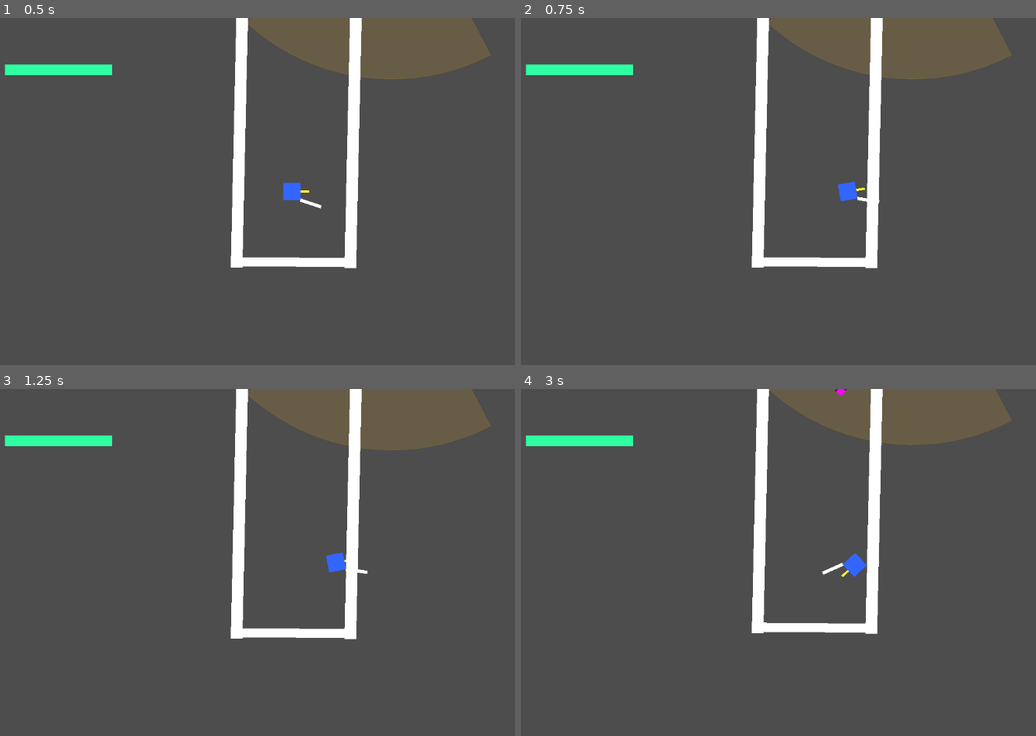
Above: before the commit, frames 1-4 (two rows, left to right).
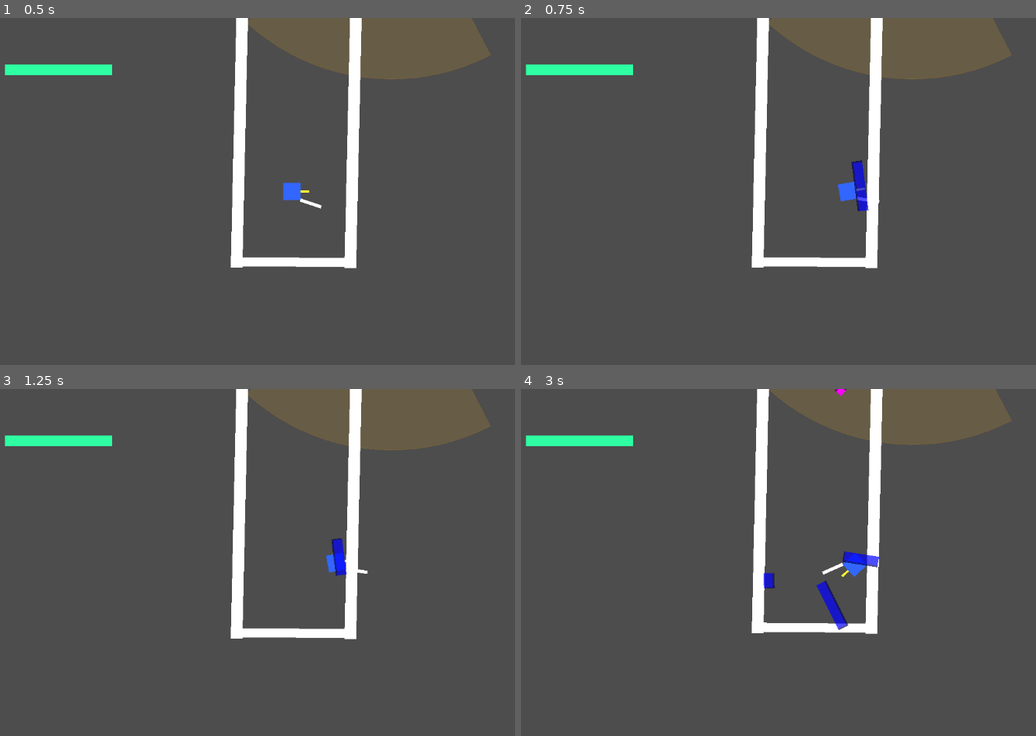
Above: after the commit, the same moments.

Repository: chimoochi/flash-fire
Game: Godot game, scene res://workspace.tscn
The game is run twice, just before and just after one commit, with the same random seed, the same clock (stepped at 60 frames per second) and the same inputs.
Inputs (mouse positions are in pixels of both pictures, inside the frame that each line leads up to):
- Up to frame 1 (0.5 s): no input
- Up to frame 2 (0.75 s): tap Enter at 0.5 s; move the mouse to (948, 174) at 0.52 s; hold D (MoveRight) from 0.53 s (still down); tap R at 0.6 s
- Up to frame 3 (1.25 s): keep holding D (MoveRight)
- Up to frame 4 (3 s): move the mouse to (690, 579) at 1.27 s; release D (MoveRight) at 1.28 s; hold S (MoveDown) 1.28-2.03 s; tap Shift (Dash) at 1.35 s; tap R at 1.55, 2.3, 2.85 s; move the mouse to (876, 486) at 2.02 s; hold D (MoveRight) 2.03-2.78 s; tap Space (shoot) at 2.1 s; move the mouse to (783, 631) at 2.77 s; hold W (MoveUp) from 2.78 s (still down)

Frame 1 is identical in both runs. In frame 2, 0.3% of the frame differs, in the area x 64-68%, y 40-56%; in frame 3, 0.2%; in frame 4, 0.6%, in the area x 46-70%, y 46-70%.

Commit message:
smoother WallPushService ending, sizes smaller, move services to services fodler

Diff:
--- a/GodotGame/abilities/wall_push.tscn
+++ b/GodotGame/abilities/wall_push.tscn
@@ -1,6 +1,6 @@
 [gd_scene load_steps=4 format=3 uid="uid://b8x7j2q5k3y1p"]
 
-[ext_resource type="Script" path="res://abilities/wallpush.gd" id="1_script"]
+[ext_resource type="Script" path="res://scripts/attacks/wall_push.gd" id="1_script"]
 
 [sub_resource type="RectangleShape2D" id="RectangleShape2D_wall"]
 size = Vector2(20, 100)
--- a/GodotGame/player/player.gd
+++ b/GodotGame/player/player.gd
@@ -15,7 +15,7 @@
 const PLAYER_PUSH_RESISTANCE = 50.0
 const BULLET_SCENE = preload("res://player/bullet.tscn")
 const THROWABLE_SCENE = preload("res://projectiles/throwable.tscn")
-const WALL_PUSH_SCENE = preload("res://abilities/wall_push.tscn")
+#const WALL_PUSH_SCENE = preload("res://abilities/wall_push.tscn")
 const THROW_SPEED = 600.0
 @onready var melee_pivot: Node2D = $MeleePivot
 @onready var weapon_visuals: Node2D = $MeleePivot/MeleeHitBox
@@ -24,7 +24,6 @@
 var dash_service: DashService
 
 var swing_melee: SwingMelee
-
 
 var PlayerState: Dictionary = {
 	"health": 100,
@@ -153,12 +152,8 @@
 			spawn_wall()
 
 func spawn_wall() -> void:
-	var wall = WALL_PUSH_SCENE.instantiate()
-	get_tree().root.add_child(wall)
-
 	var dir = Vector2.RIGHT.rotated(rotation)
-	wall.rotation = rotation
-	wall.global_position = global_position + (dir * 40.0)
+	WallPushService.spawn_wall(self, dir)
 
 func throw_item() -> void:
 	if not PlayerState["can_throw"]: # disable for debug
--- a/GodotGame/project.godot
+++ b/GodotGame/project.godot
@@ -17,7 +17,7 @@
 
 [autoload]
 
-CameraService="*res://scripts/utils/CameraService.gd"
+CameraService="*res://scripts/services/CameraService.gd"
 
 [input]
 
--- a/GodotGame/abilities/wallpush.gd
+++ b/GodotGame/scripts/attacks/wall_push.gd
@@ -1,8 +1,9 @@
 extends Area2D
+class_name WallPush
 
-const SPEED = 400.0
-const PUSH_FORCE = 3000.0
-const LIFETIME = 2.0
+@export var SPEED := 400.0
+@export var PUSH_FORCE := 3000.0
+@export var LIFETIME := 2.0
 
 var direction = Vector2.RIGHT
 
@@ -10,11 +11,22 @@
 	var timer = get_tree().create_timer(LIFETIME)
 	timer.timeout.connect(queue_free)
 
+	var tween = create_tween()
+	tween.tween_property(self, "scale:y", 0.0, LIFETIME)
+
 func _physics_process(delta):
 	var forward = Vector2.RIGHT.rotated(rotation)
-	position += forward * SPEED * delta
+	var bodies = get_overlapping_bodies()
+	var blocked = false
 
-	var bodies = get_overlapping_bodies()
+	for body in bodies:
+		if body is TileMap or body is StaticBody2D:
+			blocked = true
+			break
+
+	if not blocked:
+		position += forward * SPEED * delta
+
 	for body in bodies:
 		if body == self:
 			continue
@@ -22,9 +34,3 @@
 		if body.is_in_group("Enemy"):
 			if body.has_method("push"):
 				body.push(forward * PUSH_FORCE)
-		elif body.is_in_group("Player"):
-			pass
-		else:
-			if body is TileMap or body is StaticBody2D:
-				queue_free()
-				break
--- /dev/null
+++ b/GodotGame/scripts/services/WallPushService.gd
@@ -0,0 +1,15 @@
+class_name WallPushService
+
+const WALL_PUSH_SCENE = preload("res://abilities/wall_push.tscn")
+
+static func spawn_wall(caller: Node2D, direction: Vector2, offset: float = 40.0) -> void:
+	var wall = WALL_PUSH_SCENE.instantiate()
+
+	# Add to root to be independent of caller
+	caller.get_tree().root.add_child(wall)
+
+	wall.rotation = direction.angle()
+	wall.global_position = caller.global_position + (direction * offset)
+
+	# If we want to pass specific params to the wall instance, we can do it here
+	# e.g. wall.setup(...) if we add a setup method
Not shown, removed: GodotGame/abilities/DashService.gd.uid
Not shown, removed: GodotGame/abilities/wallpush.gd.uid
Not shown, added: GodotGame/scripts/attacks/wall_push.gd.uid
Renamed: GodotGame/scripts/utils/CameraService.gd -> GodotGame/scripts/services/CameraService.gd
Not shown, added: GodotGame/scripts/services/CameraService.gd.uid
Renamed: GodotGame/abilities/DashService.gd -> GodotGame/scripts/services/DashService.gd
Not shown, added: GodotGame/scripts/services/DashService.gd.uid
Renamed: GodotGame/scripts/utils/KnockbackService.gd -> GodotGame/scripts/services/KnockbackService.gd
Not shown, added: GodotGame/scripts/services/KnockbackService.gd.uid
Renamed: GodotGame/scripts/utils/ThrowableService.gd -> GodotGame/scripts/services/ThrowableService.gd
Not shown, added: GodotGame/scripts/services/ThrowableService.gd.uid
Not shown, added: GodotGame/scripts/services/WallPushService.gd.uid
(and 3 more such lines)
